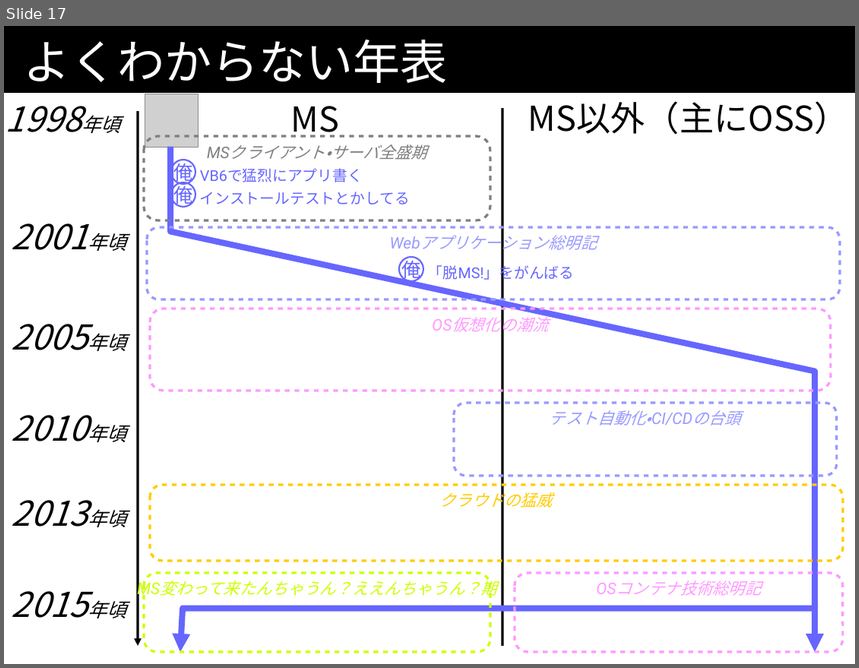
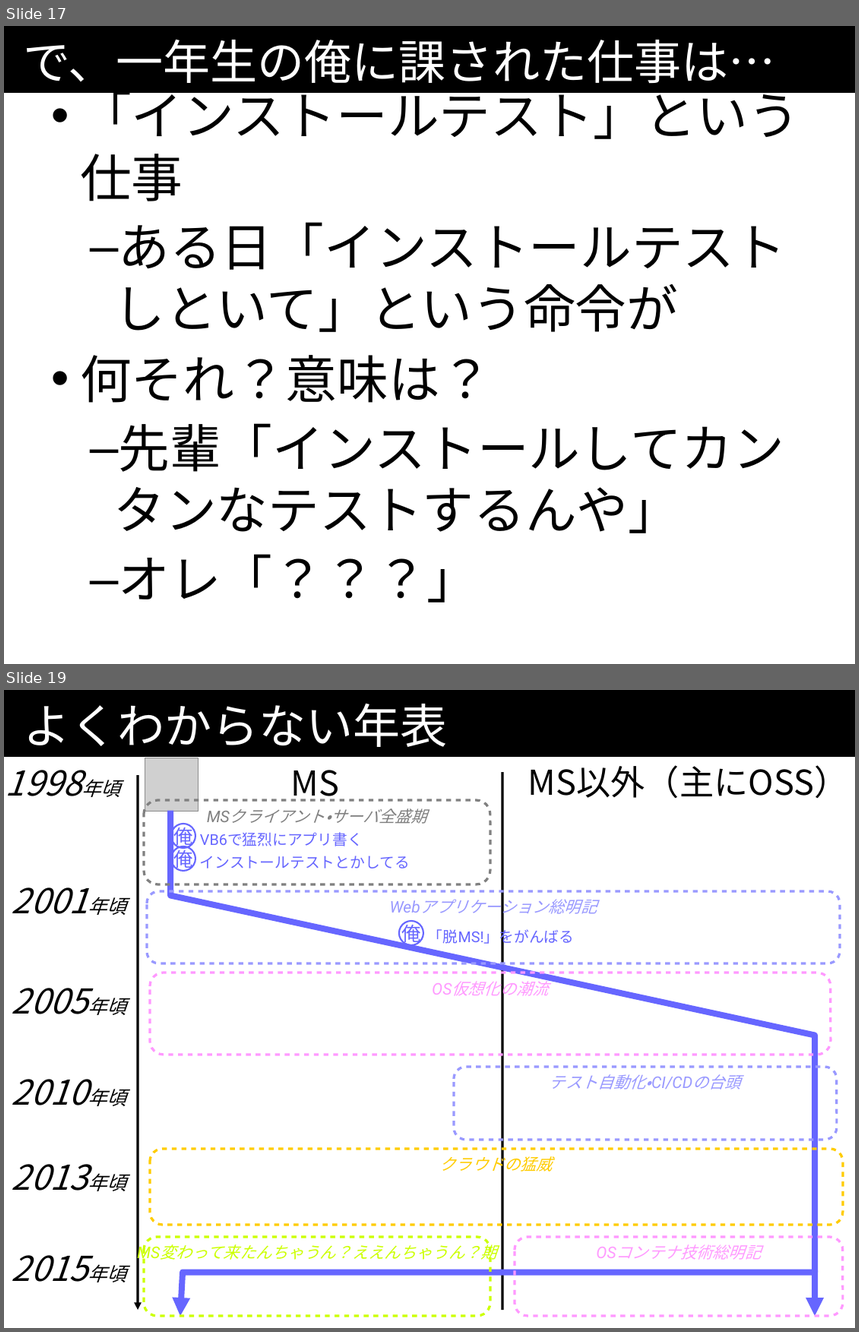
Before and after one commit to kazuhito-m/kazuhito-m.github.io, a slide deck: _drafts/comcamp2016.odp. Shown one above the other, each under a label of ours: slide 17 before the commit, slides 17 and 19 after it; the slides between them are not shown. The pictures are 859x668 and 859x1332 pixels, drawn with LibreOffice and Linux fonts; fonts in the diff are those of the drawing; grey boxes stand for pictures. Boxes give left, top, right and bottom in pixels: in the first picture for what was removed or moved away, otherwise in the second. Text is boxed around its words. In the diff, an @@ line names an element or a change of style, - is before the commit and + after.

```diff
--- a/_drafts/comcamp2016.odp
+++ b/_drafts/comcamp2016.odp
@@ slide 17 added at (x1=4, y1=26, x2=855, y2=664), background #FFFFFF; not listed: 1 template element that a slide beside it also shows @@
@@ title added at (x1=23, y1=39, x2=776, y2=83), 44 pt, text #FFFFFF @@
+で、一年生の俺に課された仕事は…
@@ text added at (x1=80, y1=82, x2=800, y2=603), 48 pt, text #000000 @@
+• 「インストールテスト」という仕事
+  – ある日「インストールテストしといて」という命令が
+• 何それ？意味は？
+  – 先輩「インストールしてカンタンなテストするんや」
+  – オレ「？？？」
@@ what was slide 17 is now slide 19 @@
```
Also in this commit, not shown: 2 slides changed, 1 other slide added.
